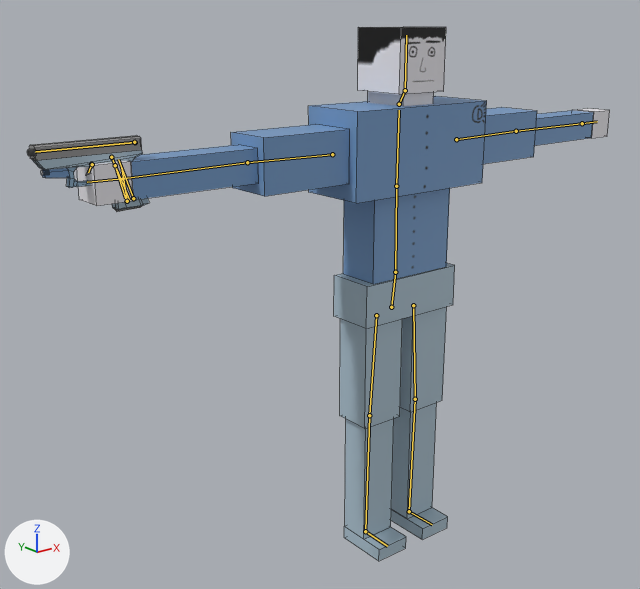
Two versions of the Blender file Models/Human/Human.blend, one commit apart.
The view is the same before and after, from a camera (50 mm lens) standing at (-2.07, -2.17, 1.86) and looking at (-0.3, 0.05, 0.97). The lights are fixed; the arrows at lower left show +X, +Y and +Z. The bones that bend it are drawn over the model as lines. Mesh edges are drawn as thin lines.

The first picture shows 'BasicCharacter'.
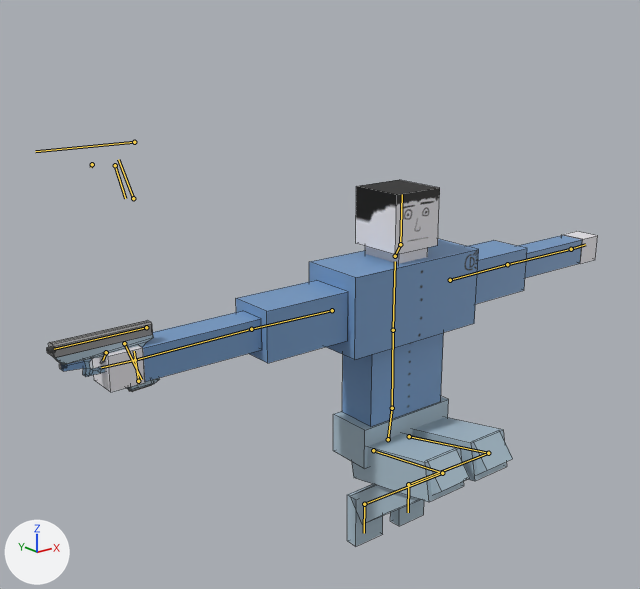
The newer file adds an action. The first version stands in its rest pose; the second is drawn at frame 0 of the action 'Crouch'.

Boxes (x1, y1, x2, y2) around the edits, measured in the pictures (640 x 589 px):
'BasicCharacter', posed (31% shorter)
    before: (27, 27, 610, 561)
    after: (47, 180, 598, 546)
bone 'hips', root to tip
    before: (391, 307) to (395, 272)
    after: (388, 439) to (392, 408)
bone 'thigh.L', root to tip
    before: (413, 305) to (415, 399)
    after: (409, 436) to (488, 453)
bone 'shin.L', root to tip
    before: (415, 399) to (409, 511)
    after: (488, 453) to (408, 484)
bone 'foot.L', root to tip
    before: (409, 511) to (432, 524)
    after: (408, 484) to (408, 512)
bone 'thigh.R', root to tip
    before: (376, 315) to (369, 415)
    after: (373, 450) to (442, 473)
bone 'shin.R', root to tip
    before: (369, 415) to (365, 531)
    after: (442, 473) to (364, 504)
bone 'foot.R', root to tip
    before: (365, 531) to (387, 546)
    after: (364, 504) to (364, 533)

What the commit changed:
Bone 'hips' (bone_hips) moves from (0.0, 0.0, 0.0) to (0.0, -0.516, 0.06).
Bone 'thigh.L' (bone_thigh_l) turns from (0, 0, 0) to (-101, -3, 5) degrees about its own x, y and z.
Bone 'shin.L' (bone_shin_l) turns from (0, 0, 0) to (152, 0, 0) degrees about its own x, y and z.
Bone 'foot.L' (bone_foot_l) turns from (0, 0, 0) to (38, 1, -2) degrees about its own x, y and z.
Bone 'thigh.R' (bone_thigh_r) turns from (0, 0, 0) to (-101, 3, -5) degrees about its own x, y and z.
Bone 'shin.R' (bone_shin_r) turns from (0, 0, 0) to (152, 0, 0) degrees about its own x, y and z.
Bone 'foot.R' (bone_foot_r) turns from (0, 0, 0) to (38, -1, 2) degrees about its own x, y and z.
